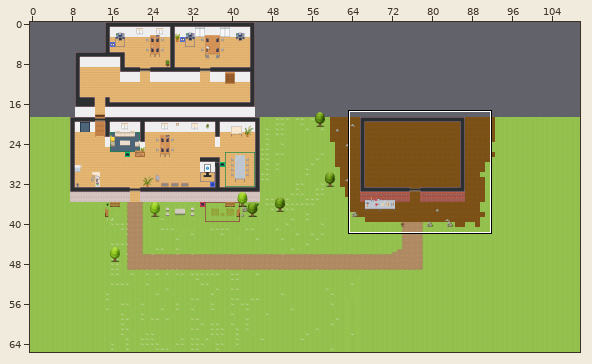
Level history. Tiled map (JSON): maps/map.json. The picture above shows the old version from afar; the outline marks the close-up.
Close-up. The starting point:
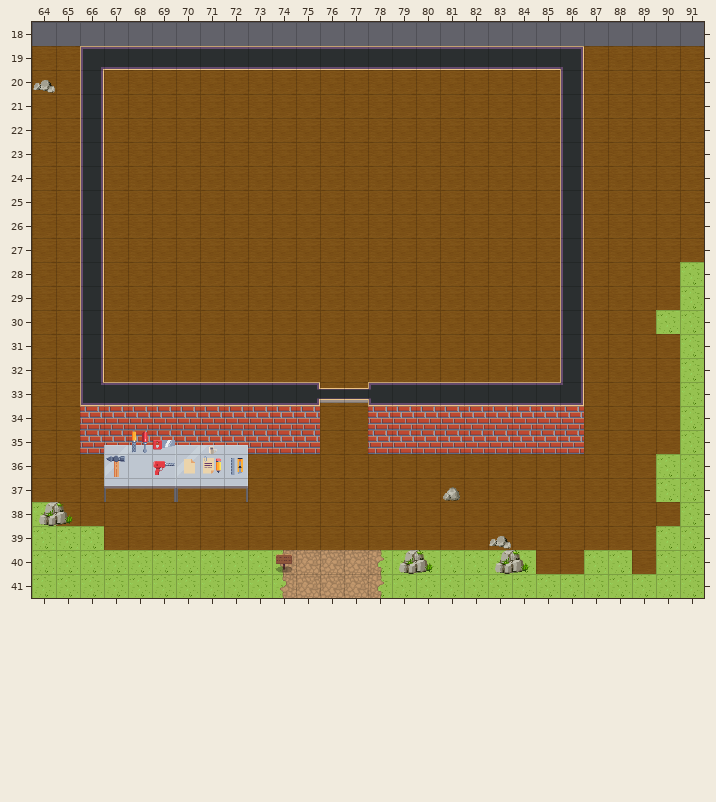
Cells are 32x32 px. Shown: x 64..91, y 18..41. The commit also changed other parts of the map, which this record leaves out.
The result:
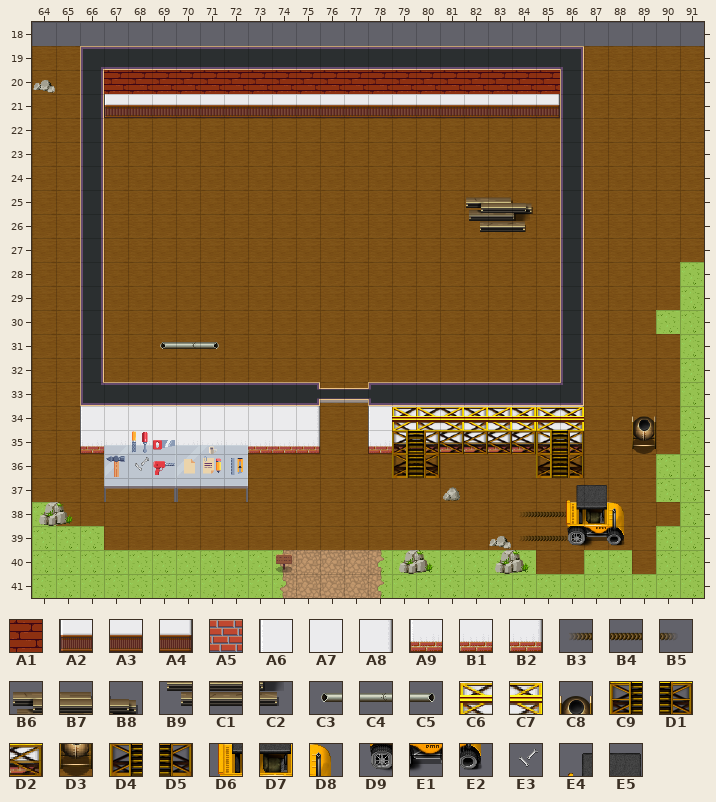
Key: from "Chunk 1": A1 126, A2 130, A3 131, A4 132, A5 140, A6 155, A7 156, A8 157, A9 158, B1 159, B2 160, B3 185, B4 186, B5 187, B6 266, B7 267, B8 268, B9 273, C1 274, C2 275, C3 303, C4 304, C5 305, C6 314, C7 315, C8 318, C9 325, D1 326, D2 327, D3 328, D4 335, D5 336, D6 349, D7 350, D8 351, D9 352, E1 353, E2 354, E3 380, E4 419, E5 420.
__ is an empty cell.
Tiles replaced or removed in this view: A5.
See-through tiles are keyed as they look on the map.
Change:
Changed rows in their new state; .. is an unchanged cell.
Layer "walls":
first column x 67:
20 A1 A1 A1 A1 A1 A1 A1 A1 A1 A1 A1 A1 A1 A1 A1 A1 A1 A1 A1
21 A2 A3 A3 A3 A3 A3 A3 A3 A3 A3 A3 A3 A3 A3 A3 A3 A3 A3 A4
first column x 66:
34 A6 A7 A7 A7 A7 A7 A7 A7 A7 A8 .. .. A6 A7 A7 A7 A7 A7 A7 A7 A8
35 A9 B1 B1 B1 B1 B1 B1 B1 B1 B2 .. .. A9 B1 B1 B1 B1 B1 B1 B1 B2
Layer "belowFurniture":
first column x 84:
38 B3 B4 B5
39 B3 B4 B5
Layer "furniture":
first column x 82:
25 B6 B7 B8
26 B9 C1 C2
first column x 69:
31 C3 C4 C5 .. .. .. .. .. .. .. .. .. .. .. .. .. .. .. .. .. ..
34 .. .. .. .. .. .. .. .. .. .. C6 C6 C7 C7 C7 C7 C6 C7 .. .. C8
35 .. .. .. .. .. .. .. .. .. .. C9 D1 D2 D2 D2 D2 C9 D1 .. .. D3
36 .. .. .. .. .. .. .. .. .. .. D4 D5 .. .. .. .. D4 D5 .. .. ..
38 .. .. .. .. .. .. .. .. .. .. .. .. .. .. .. .. .. D6 D7 D8 ..
39 .. .. .. .. .. .. .. .. .. .. .. .. .. .. .. .. .. D9 E1 E2 ..
Layer "aboveFurniture":
first column x 68:
36 E3
Layer "abovePlayer1":
first column x 86:
37 E4 E5
Where, in picture pixels (left, top, right, bottom), the same in both close-ups:
added: (104, 70, 560, 118)
added: (466, 197, 533, 232)
added: (160, 342, 219, 349)
changed: (80, 406, 320, 471)
changed: (368, 406, 625, 547)
added: (632, 416, 656, 454)
